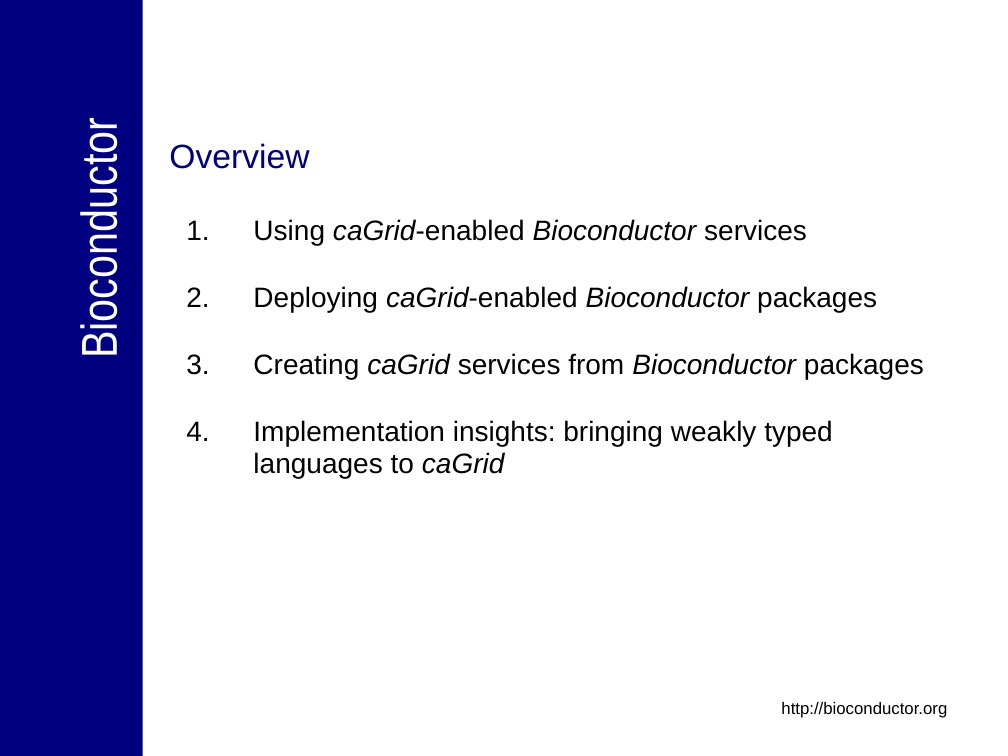
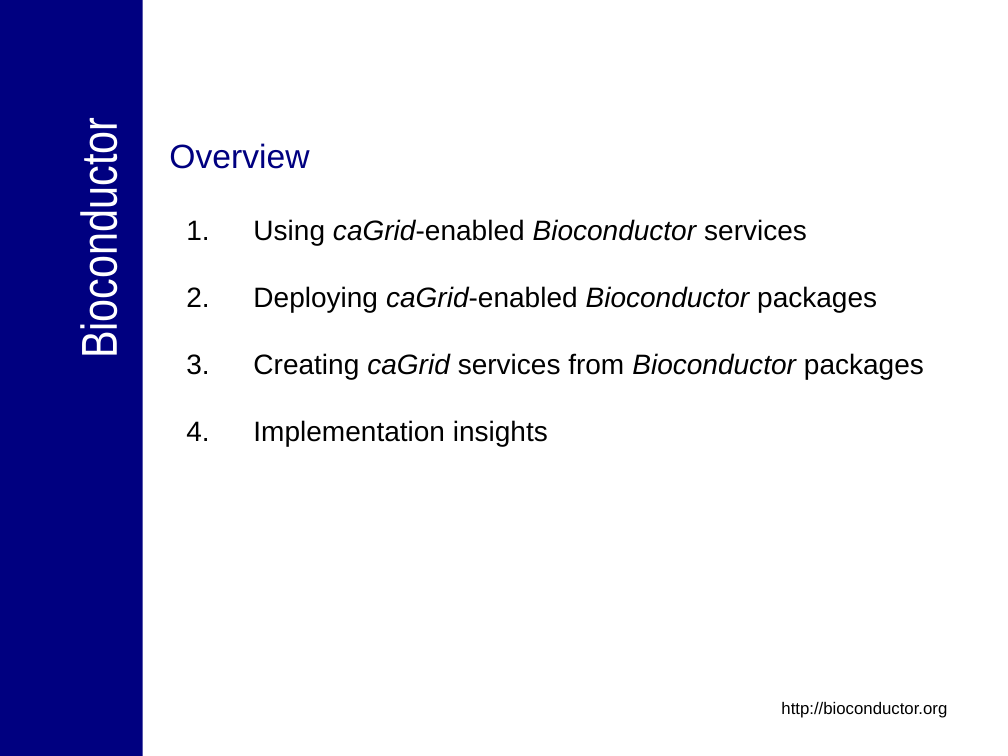
Before and after one commit to NCIP/bioconductor, a slide deck: slide 2 of bioconductor/Presentations/caBIG_Annual_Meeting_2007_Tech_Demo.ppt. Drawn at 1008x756 pixels with LibreOffice and Linux fonts; fonts in the diff are those of the drawing; background and template pictures are left out. Boxes give left, top, right and bottom in pixels: in the first picture for what was removed or moved away, otherwise in the second. Text is boxed around its words. In the diff, an @@ line names an element or a change of style, - is before the commit and + after.

```diff
--- a/bioconductor/Presentations/caBIG_Annual_Meeting_2007_Tech_Demo.ppt
+++ b/bioconductor/Presentations/caBIG_Annual_Meeting_2007_Tech_Demo.ppt
@@ text at bbox=[253, 420, 548, 446]: text changed @@
-4. Implementation insights: bringing weakly typed languages to caGrid
+4. Implementation insights
```
Also in this commit, not shown: 10 slides added, 3 slides removed.
